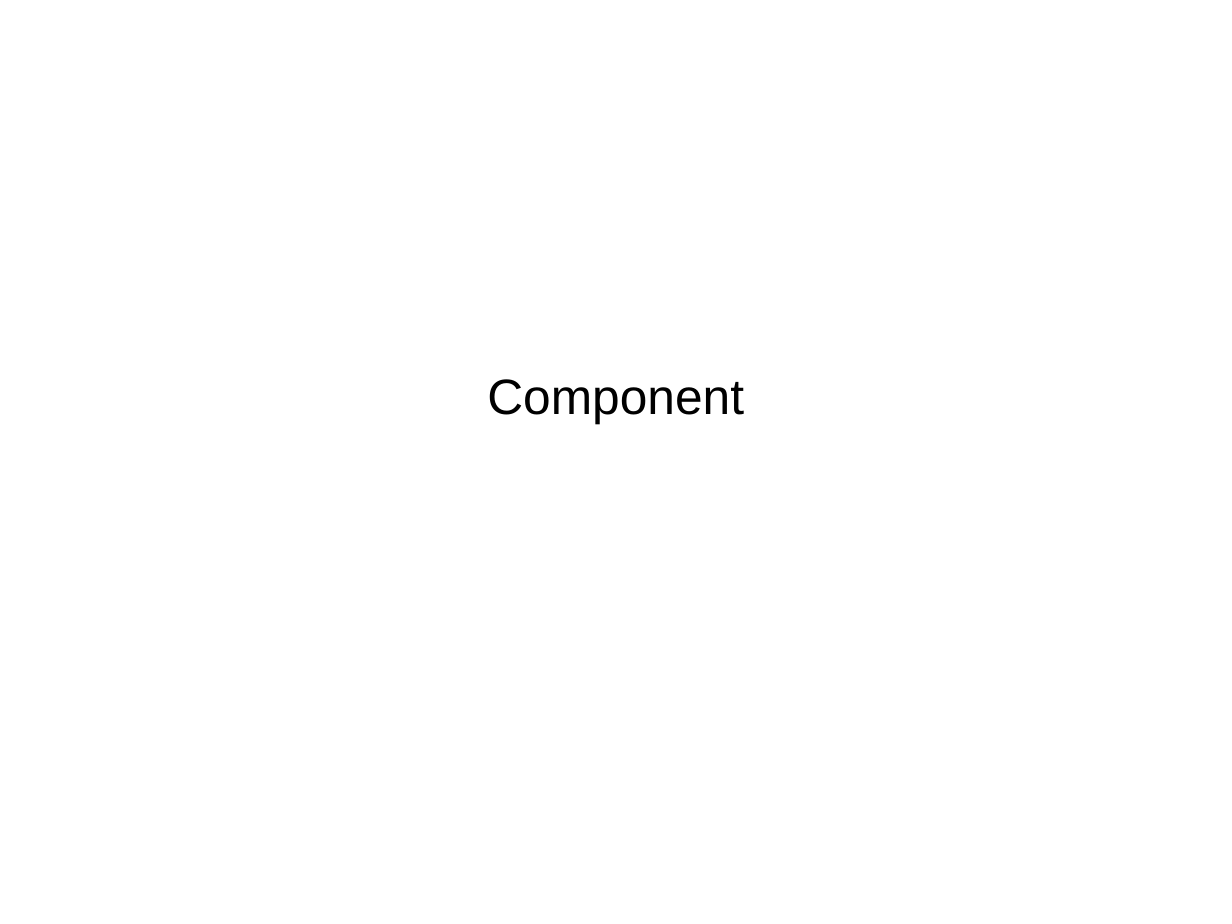
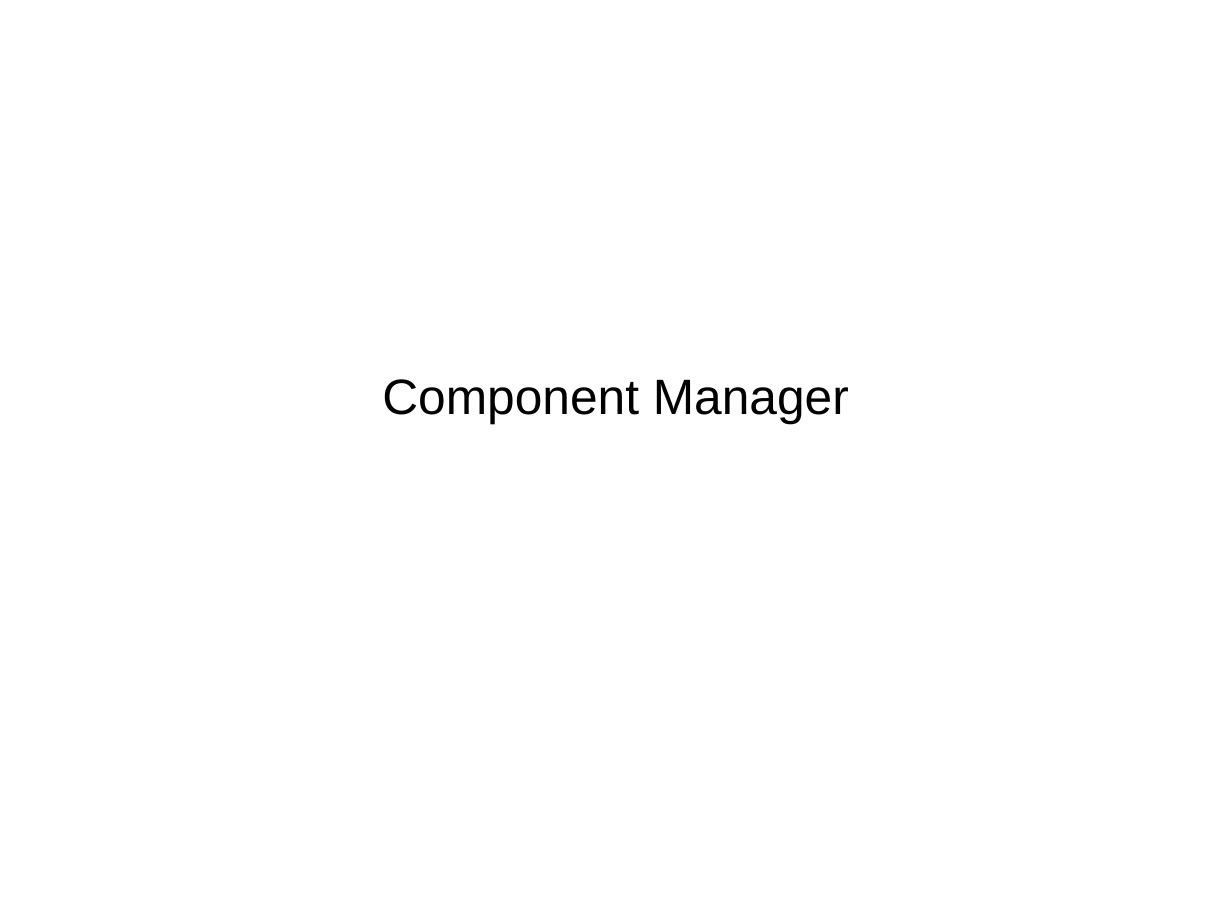
Before and after one commit to JayathmaChathurangani/InternWork, a slide deck: slide 8 of Reference/LicenseManager/Project/Mocups.odp (slide 6 before the commit). Drawn at 1232x924 pixels with LibreOffice and Linux fonts; fonts in the diff are those of the drawing. Boxes give left, top, right and bottom in pixels: in the first picture for what was removed or moved away, otherwise in the second. Text is boxed around its words. In the diff, an @@ line names an element or a change of style, - is before the commit and + after.

```diff
--- a/Reference/LicenseManager/Project/Mocups.odp
+++ b/Reference/LicenseManager/Project/Mocups.odp
@@ subtitle at [382, 379, 849, 423]: text changed @@
-Component
+Component Manager
```
Also in this commit, not shown: 1 other slide changed, 11 slides added, 1 slide removed, 43 other files.
